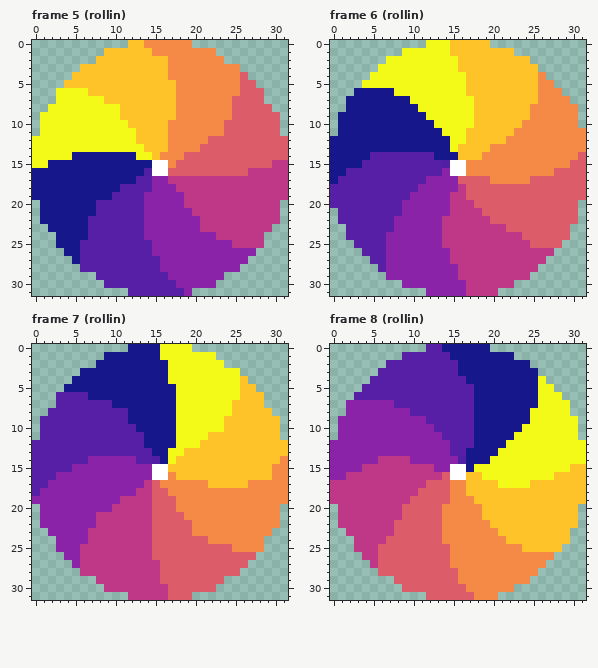
File history of a pixel-art file, keyboardtennis/assets/ase/ball_sprite.aseprite. The first picture shows the starting point.
32x32 pixels, 8 frames. Shown: frame 5 (rollin), frame 6 (rollin), frame 7 (rollin), frame 8 (rollin). The commit also changed other frames, which this record leaves out.
After:
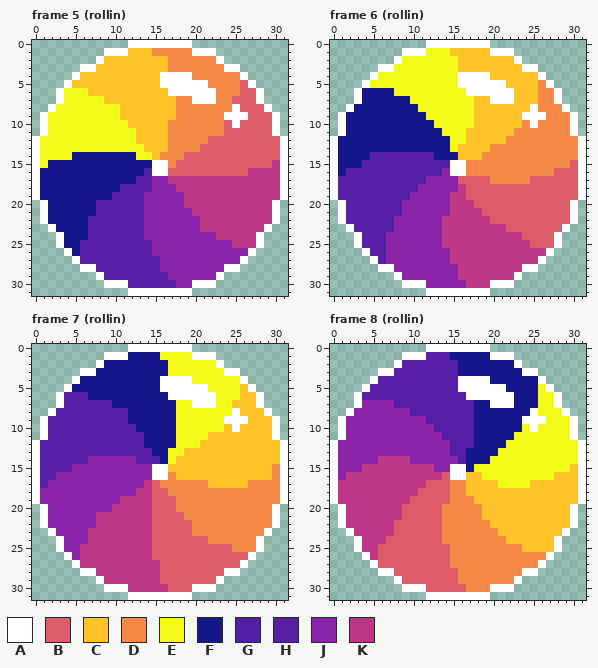
Palette (. is transparent): A #ffffff  B #dc5c69  C #fec329  D #f58a46  E #f3fa18  F #16178b  G #511fa4  H #571fa6  J #8a23a8  K #bf3887
The edit:
layer "gloss" added
Changed rows in their new state; - is an unchanged pixel.
Frame 5 (rollin), layer "gloss":
first column x 0:
 0 ------------AAAAAAAA------------
 1 ---------AAA--------AAA---------
 2 --------A--------------A--------
 3 ------AA----------------AA------
 4 -----A----------AAAA------A-----
 5 ----A-----------AAAAAA-----A----
 6 ---A-------------AAAAAA-----A---
 7 ---A----------------AAA-----A---
 8 --A----------------------A---A--
 9 -A----------------------AAA---A-
10 -A-----------------------A----A-
11 -A----------------------------A-
12 A------------------------------A
13 A------------------------------A
14 A------------------------------A
15 A------------------------------A
16 A------------------------------A
17 A------------------------------A
18 A------------------------------A
19 A------------------------------A
20 -A----------------------------A-
21 -A----------------------------A-
22 -A----------------------------A-
23 --A--------------------------A--
24 ---A------------------------A---
25 ---A------------------------A---
26 ----A----------------------A----
27 -----A--------------------A-----
28 ------AA----------------AA------
29 --------A--------------A--------
30 ---------AAA--------AAA---------
31 ------------AAAAAAAA------------
Frame 6 (rollin), layers "gloss", "colors":
first column x 0:
 0 ------------AAAAAAAA------------
 1 ---------AAA--------AAA---------
 2 -------.A--------------A.-------
 3 ------AA----------------AA------
 4 -----A----------AAAA------A-----
 5 ----A-----------AAAAAA-----A----
 6 ---A-------------AAAAAA-----A---
 7 --.A----------------AAA-----A.--
 8 --A----------------------A---A.-
 9 -A----------------------AAA---A-
10 -A-----------------------A----A-
11 -A----------------------------A.
12 A------------------------------A
13 A------------------------------A
14 A------------------------------A
15 A------------------------------A
16 A------------------------------A
17 A------------------------------A
18 A------------------------------A
19 A------------------------------A
20 .A----------------------------A-
21 -A----------------------------A-
22 -A----------------------------A-
23 --A--------------------------A--
24 --.A------------------------A.--
25 ---A------------------------A---
26 ----A----------------------A----
27 -----A--------------------A-----
28 ------AA----------------AA------
29 -------.A--------------A.-------
30 ---------AAA--------AAA---------
31 ------------AAAAAAAA.-----------
Frame 7 (rollin), layer "gloss": the same change as frame 5 (rollin)
Frame 8 (rollin), layers "gloss", "colors":
first column x 0:
 0 ------------AAAAAAAA------------
 1 ---------AAA--------AAA---------
 2 -------.A--------------A.-------
 3 ------AA----------------AA------
 4 -----A----------AAAA------A-----
 5 ----A-----------AAAAAA-----A----
 6 ---A-------------AAAAAA-----A---
 7 --.A----------------AAA-----A.--
 8 --A----------------------A---A--
 9 -A----------------------AAA---A-
10 -A-----------------------A----A-
11 -A----------------------------A-
12 A------------------------------A
13 A------------------------------A
14 A------------------------------A
15 A------------------------------A
16 A------------------------------A
17 A------------------------------A
18 A------------------------------A
19 A------------------------------A
20 -A----------------------------A-
21 -A----------------------------A-
22 -A----------------------------A-
23 --A--------------------------A--
24 ---A------------------------A.--
25 ---A------------------------A---
26 ----A----------------------A----
27 -----A--------------------A-----
28 ------AA----------------AA------
29 --------A--------------A.-------
30 ---------AAA--------AAA---------
31 ------------AAAAAAAA.-----------
Changed places in both pictures, as pixel boxes (x1, y1, x2, y2):
changed: (32, 40, 288, 296)
changed: (330, 40, 586, 296)
changed: (32, 344, 288, 600)
changed: (330, 344, 586, 600)
